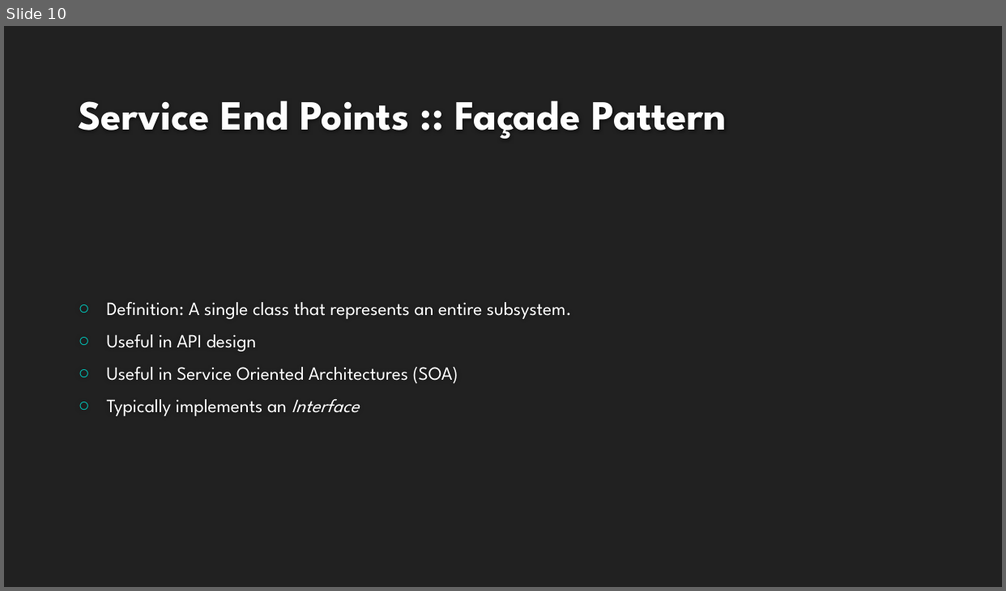
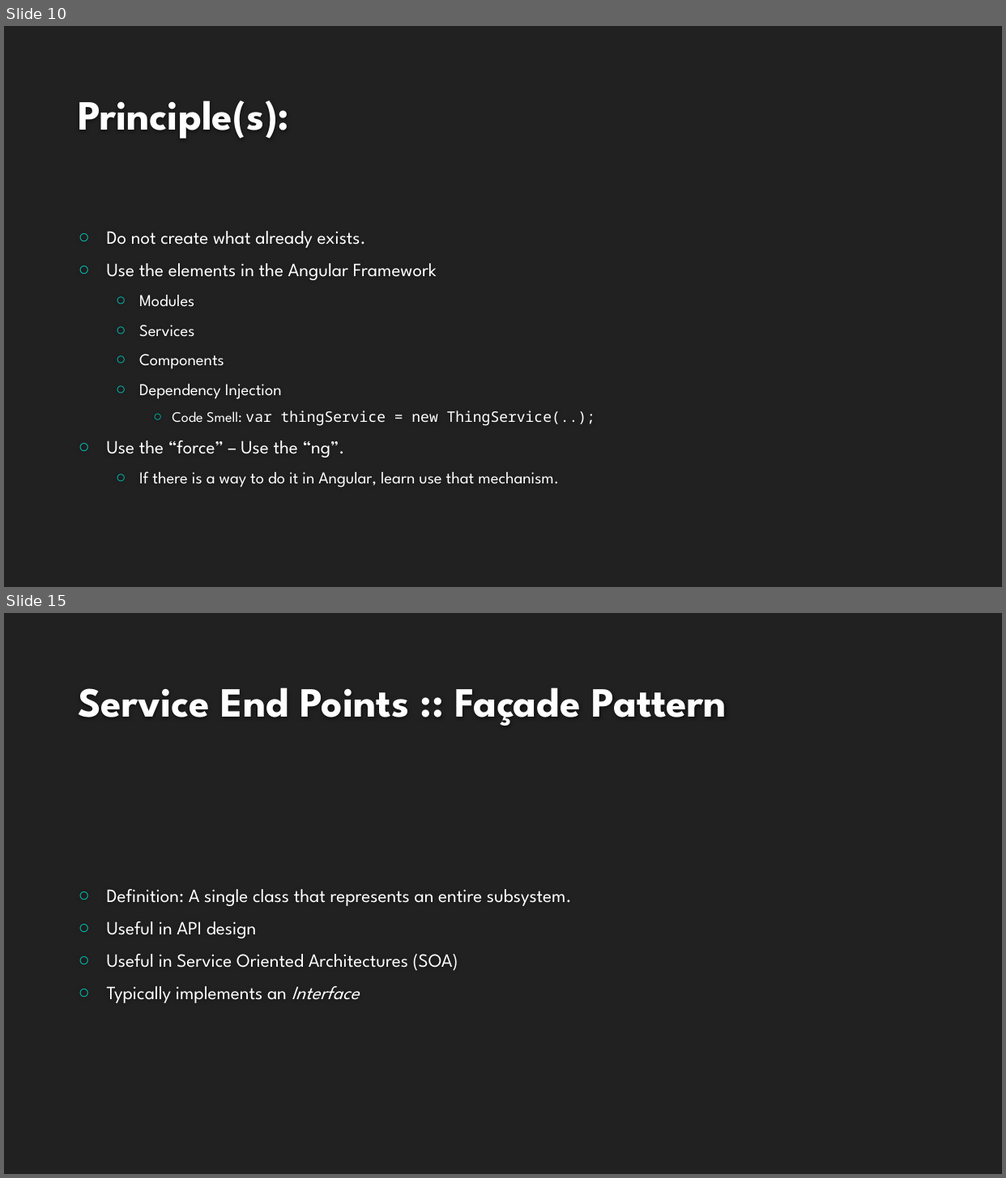
Before and after one commit to buildmotion/better-business-logic-with-typescript, a slide deck: Presentation/Better Business Logic with Typescript.pptx. Shown one above the other, each under a label of ours: slide 10 before the commit, slides 10 and 15 after it; the slides between them are not shown. The pictures are 1006x591 and 1006x1178 pixels, drawn with LibreOffice and Linux fonts; fonts in the diff are those of the drawing; background and template pictures are left out. Boxes give left, top, right and bottom in pixels: in the first picture for what was removed or moved away, otherwise in the second. Text is boxed around its words. In the diff, an @@ line names an element or a change of style, - is before the commit and + after.

```diff
--- a/Presentation/Better Business Logic with Typescript.pptx
+++ b/Presentation/Better Business Logic with Typescript.pptx
@@ slide 10 added at bbox=[4, 26, 1002, 587], background #212121 @@
@@ title added at bbox=[78, 101, 289, 139], 40 pt, text #FEFEFE, bold @@
+Principle(s):
@@ text added at bbox=[107, 231, 595, 488], 16 pt, text #FFFFFF @@
+○ Do not create what already exists.
+○ Use the elements in the Angular Framework
+  ○ Modules
+  ○ Services
+  ○ Components
+  ○ Dependency Injection
+    ○ Code Smell: var thingService = new ThingService(..);
+○ Use the “force” – Use the “ng”.
+  ○ If there is a way to do it in Angular, learn use that mechanism.
@@ what was slide 10 is now slide 15 @@
```
Also in this commit, not shown: 9 other slides added, 38 other files.
